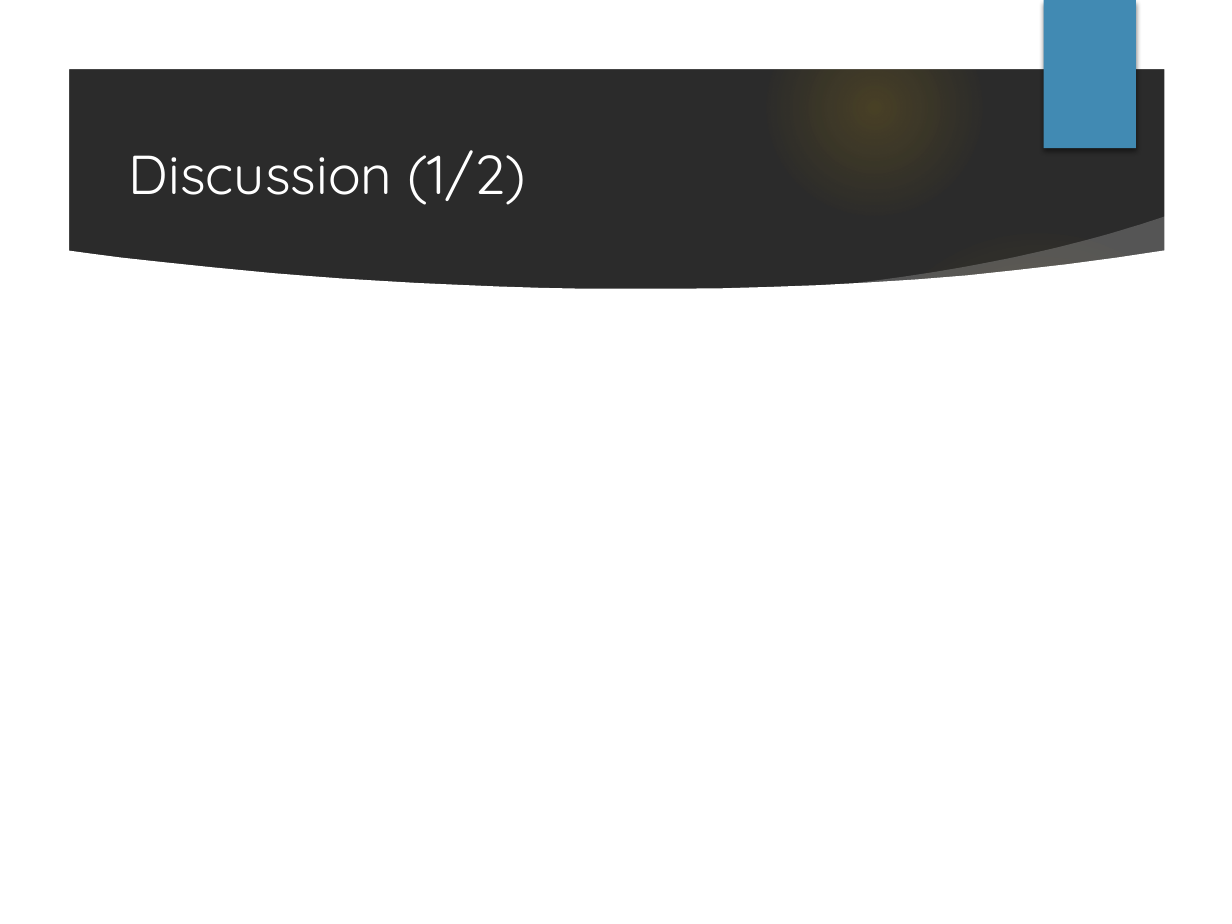
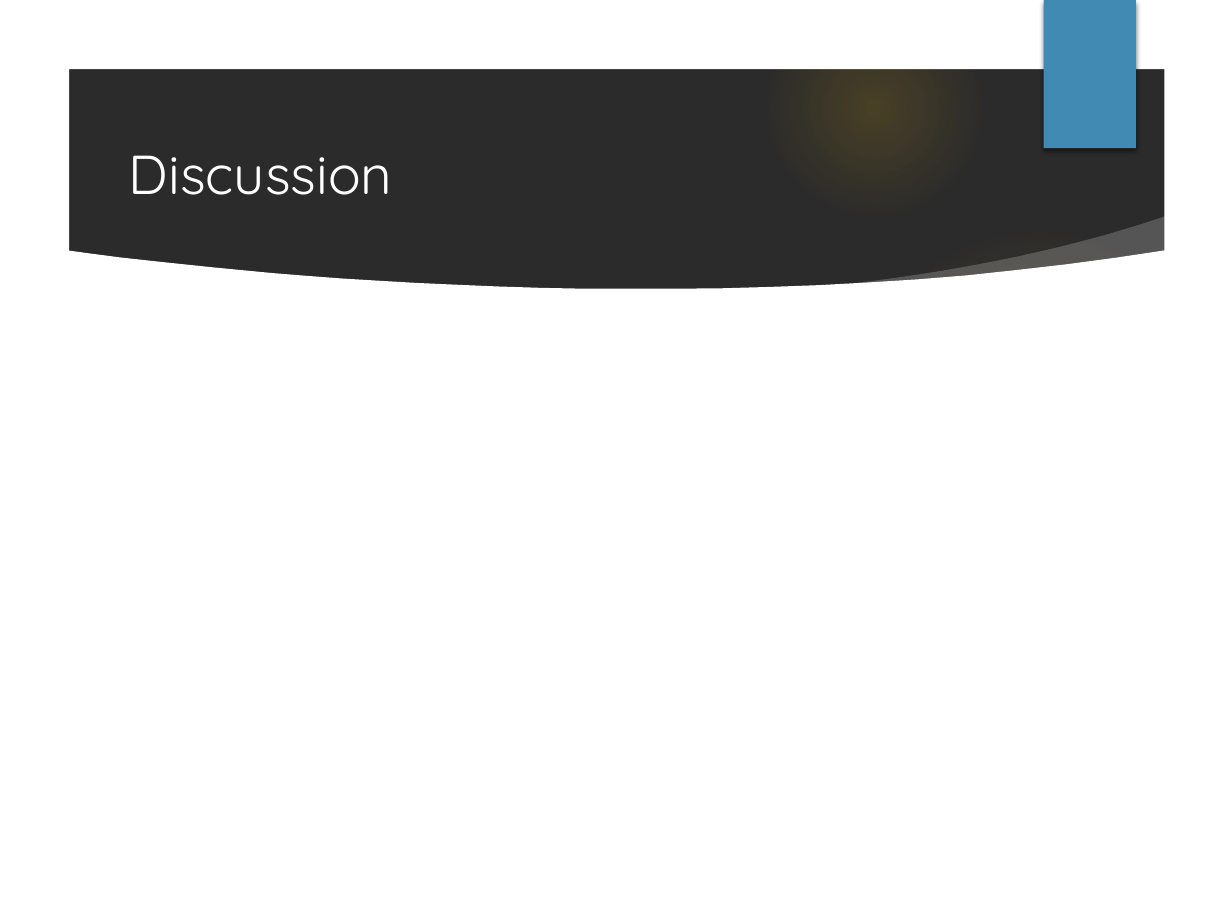
Before and after one commit to Masukane/slides, a slide deck: slide 16 of masukaneICIIC2018.pptm (slide 15 before the commit). Drawn at 1232x924 pixels with LibreOffice and Linux fonts; fonts in the diff are those of the drawing; background and template pictures are left out; a plain dark background stands for a picture behind light text. Boxes give left, top, right and bottom in pixels: in the first picture for what was removed or moved away, otherwise in the second. Text is boxed around its words. In the diff, an @@ line names an element or a change of style, - is before the commit and + after.

```diff
--- a/masukaneICIIC2018.pptm
+++ b/masukaneICIIC2018.pptm
@@ title at (129,155,392,195): text changed @@
-Discussion (1/2)
+Discussion
```
Also in this commit, not shown: 7 other slides changed, 1 slide added, 2 slides removed.
